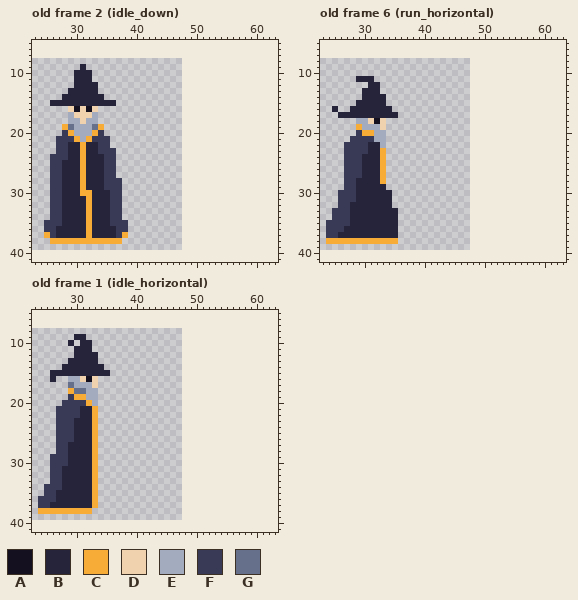
Two versions of one pixel-art file, Orbsmash/ContentSource/Characters/Wizard.aseprite. The picture above was drawn from the file before the commit.
32x32 pixels, 18 frames. Shown: old frame 2 (idle_down): x 23..63, y 5..41; old frame 6 (run_horizontal): x 23..63, y 5..41; old frame 1 (idle_horizontal): x 23..63, y 5..41. The old version is drawn lined up with the new one, on the new canvas. The commit also changed other frames, which this record leaves out.
Visible layers, top first: "head", "robe", "body", "legs".
Palette (. is transparent): A #141020  B #26243a  C #f7ac37  D #f0d2af  E #a3acbe  F #393a56  G #67708b
Pixels before, old frame 2 (idle_down), first column x 25:
 9 ......B.......
10 .....BBB......
11 .....BBB......
12 .....BBBB.....
13 ....BBBBB.....
14 ...BBBBBBB....
15 .BBBBBBBBBBB..
16 ....DADAD.....
17 ....EDDDE.....
18 ....EEDEE.....
19 ...CGEEEGC....
20 ...FCEEECF....
21 ..FFFCECFFF...
22 ..FFBBCBBFF...
23 ..FFBBCBBFFF..
24 .FFFBBCBBBFF..
25 .FFBBBCBBBFF..
26 .FFBBBCBBBFF..
27 .FFBBBCBBBFF..
28 .FFBBBCBBBFFF.
29 .FFBBBCBBBFFF.
30 .FFBBBCCBBBFF.
31 .FFBBBBCBBBFF.
32 .FFBBBBCBBBFF.
33 .FFBBBBCBBBFF.
34 .FFBBBBCBBBFF.
35 FFFBBBBCBBBFFF
36 FFBBBBBCBBBBFF
37 CFBBBBBCBBBBFC
38 .CCCCCCCCCCCC.
Pixels before, old frame 6 (run_horizontal), first column x 24:
11 .....BBB....
12 .......BB...
13 ......BBB...
14 ......BBBB..
15 .....BBBBB..
16 .B..BBBBBBB.
17 ..BBBBBBBBBB
18 .....EEDAD..
19 .....CEEED..
20 .....FCCEE..
21 ....FFFFEE..
22 ...FFFFBBE..
23 ...FFFFBBC..
24 ...FFFBBBC..
25 ...FFFBBBC..
26 ...FFFBBBC..
27 ...FFFBBBC..
28 ...FFBBBBC..
29 ...FFBBBBB..
30 ..FFFBBBBBB.
31 ..FFFBBBBBB.
32 ..FFBBBBBBB.
33 .FFFBBBBBBBB
34 .FFFBBBBBBBB
35 FFFFBBBBBBBB
36 FFFBBBBBBBBB
37 FFBBBBBBBBBB
38 CCCCCCCCCCCC
Pixels before, old frame 1 (idle_horizontal), first column x 24:
 9 ......BB....
10 .....B.BB...
11 ......BBB...
12 ......BBBB..
13 .....BBBBB..
14 ....BBBBBBB.
15 ..BBBBBBBBBB
16 ..B..EEDAD..
17 .....GEEED..
18 .....CGGEE..
19 .....FCCEE..
20 ....FFFFCE..
21 ...FFFFBBC..
22 ...FFFFBBC..
23 ...FFFBBBC..
24 ...FFFBBBC..
25 ...FFFBBBC..
26 ...FFFBBBC..
27 ...FFBBBBC..
28 ...FFBBBBC..
29 ..FFFBBBBC..
30 ..FFFBBBBC..
31 ..FFBBBBBC..
32 ..FFBBBBBC..
33 ..FFBBBBBC..
34 .FFFBBBBBC..
35 .FFBBBBBBC..
36 FFFBBBBBBC..
37 FFBBBBBBBC..
38 CCCCCCCCC...
New version:
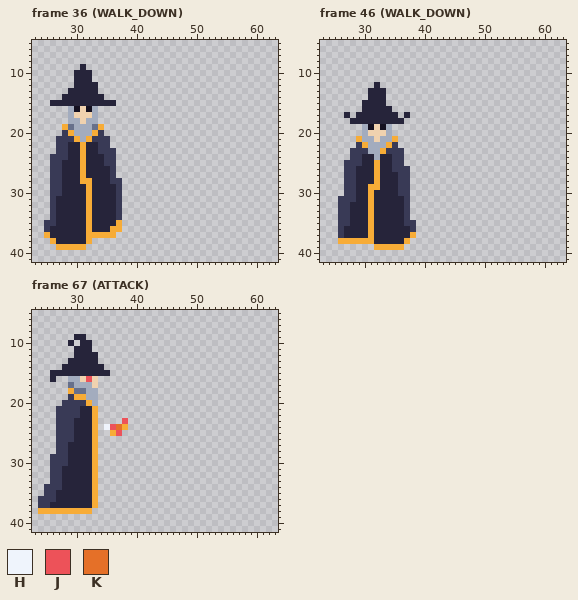
Colours new in this view: H #eff4fc  J #ed5259  K #e57028
A new or re-ordered frame is compared with the old frame closest to it.
From old to new:
canvas 32x32 -> 64x48, the old top-left corner now at 16,8
frames 18 -> 75
Changed rows in their new state; - is an unchanged pixel.
Frame 36 (WALK_DOWN) is new; against old frame 2 (idle_down):
first column x 29:
16 E---E
first column x 26:
26 ---------B---
27 ---------B---
28 ------C--B---
29 -----BC--BB--
30 -----B----B--
31 -B--------B--
32 -B--------B--
33 -B--------B--
34 -B--------B--
35 -B--------BC.
36 B---------CC.
37 B------CCCC..
38 -BBBBB-.....-
39 -CCCCC-------
Frame 46 (WALK_DOWN) is new; against old frame 6 (run_horizontal):
first column x 24:
11 -----...-------
12 -------.-------
13 ------.--B-----
14 ------.--------
15 -----.---------
16 -.--..---------
17 --.-.--------B-
18 ----BBBBBBBBB--
19 -----.-ADAE----
20 -----.EDDDE----
21 ----.CEED-EC---
22 ---..-CEE-CF---
23 ---.---EE-FFF--
24 ---.----EBBFF--
25 --------CBBFF--
26 -----B--CBBFFF-
27 -----B--CBBBFF-
28 --------CBBBFF-
29 -------CC-BBFF-
30 --.----C---BFF-
31 -------C---BBF-
32 -------C---BBF-
33 -.-----C----BF-
34 -.-----C----BF-
35 ..-----C----BFF
36 ..-----C----BBF
37 ..F----C----BBC
38 ..------BBBBBC-
39 --------CCCCC--
Frame 67 (ATTACK) is new; against old frame 1 (idle_horizontal):
first column x 32:
16 J
first column x 35:
23 ---J
24 HJKC
25 -CJ-
Boxes around the changes in both pictures, in picture pixels (x1, y1, x2, y2):
changed: (68, 106, 98, 112)
changed: (50, 166, 128, 250)
changed: (326, 76, 416, 250)
changed: (86, 376, 92, 382)
added: (104, 418, 128, 436)
